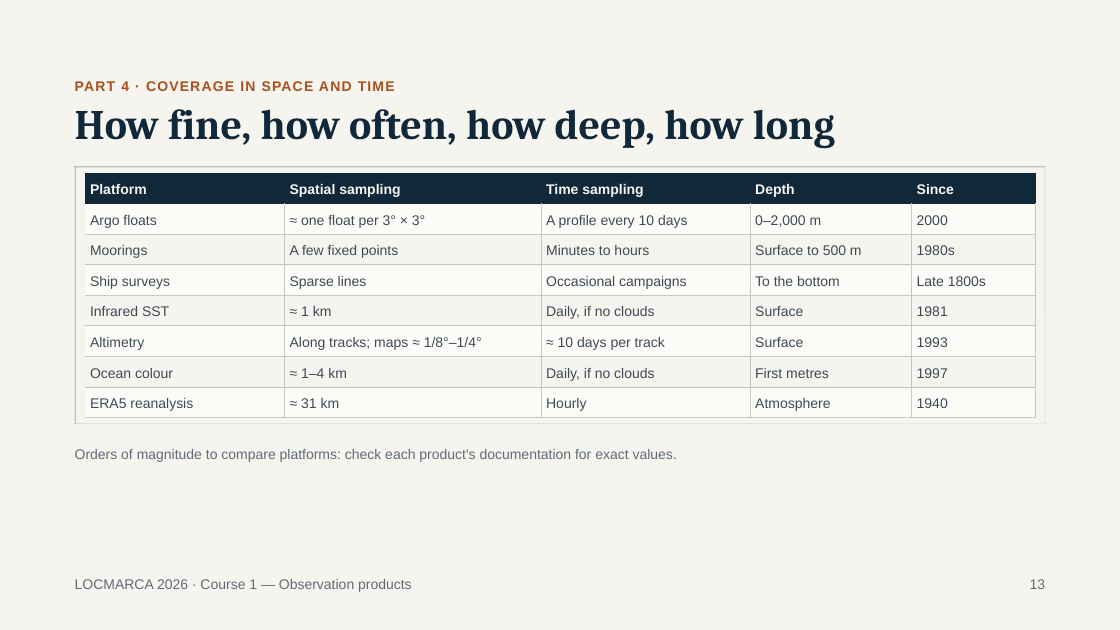
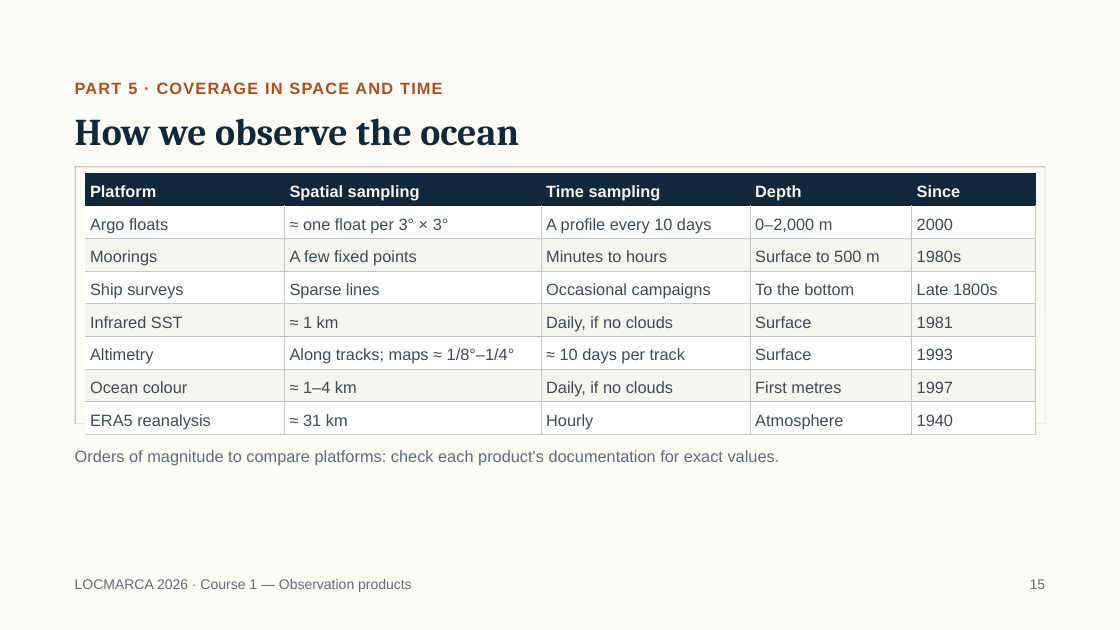
Before and after one commit to gcambon/script-locmarca, a slide deck: slide 17 of Courses/01_course_observation_products.pptx (slide 13 before the commit). Drawn at 1120x630 pixels with LibreOffice and Linux fonts; fonts in the diff are those of the drawing. Boxes give left, top, right and bottom in pixels: in the first picture for what was removed or moved away, otherwise in the second. Text is boxed around its words. In the diff, an @@ line names an element or a change of style, - is before the commit and + after.

```diff
--- a/Courses/01_course_observation_products.pptx
+++ b/Courses/01_course_observation_products.pptx
@@ background #F6F4EE to #FDFBF6 @@
@@ text at box(75, 82, 443, 94): text changed; size 12 to 14 pt @@
-PART 4 · COVERAGE IN SPACE AND TIME
+PART 5 · COVERAGE IN SPACE AND TIME
@@ title at box(75, 118, 519, 146): text changed; size 36 to 32.4 pt @@
-How fine, how often, how deep, how long
+How we observe the ocean
@@ table at box(85, 173, 1035, 433) @@
@@ fill #FCFBF8 to #FFFFFF in 20 cells @@
@@ size 12 to 14 pt @@
@@ line spacing 16.8pt to 19.6pt @@
@@ text "Orders of magnitude to compare ..." at box(75, 450, 780, 466): size 12 to 14 pt; line spacing 16.8pt to 19.6pt @@
@@ text at box(1030, 579, 1046, 589): text changed @@
-13
+15
```
Also in this commit, not shown: 19 other slides changed, 5 slides added, 1 slide removed, 3 other files.
